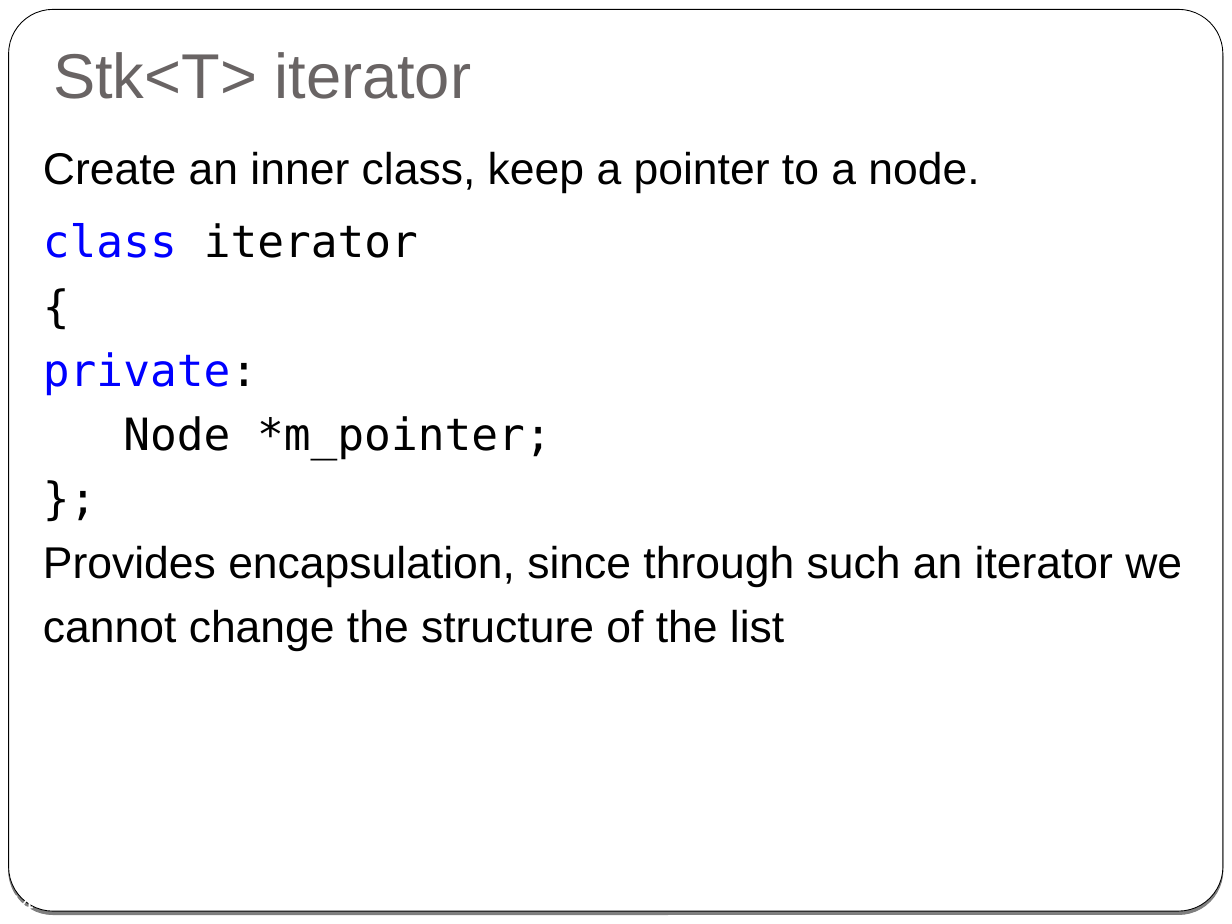
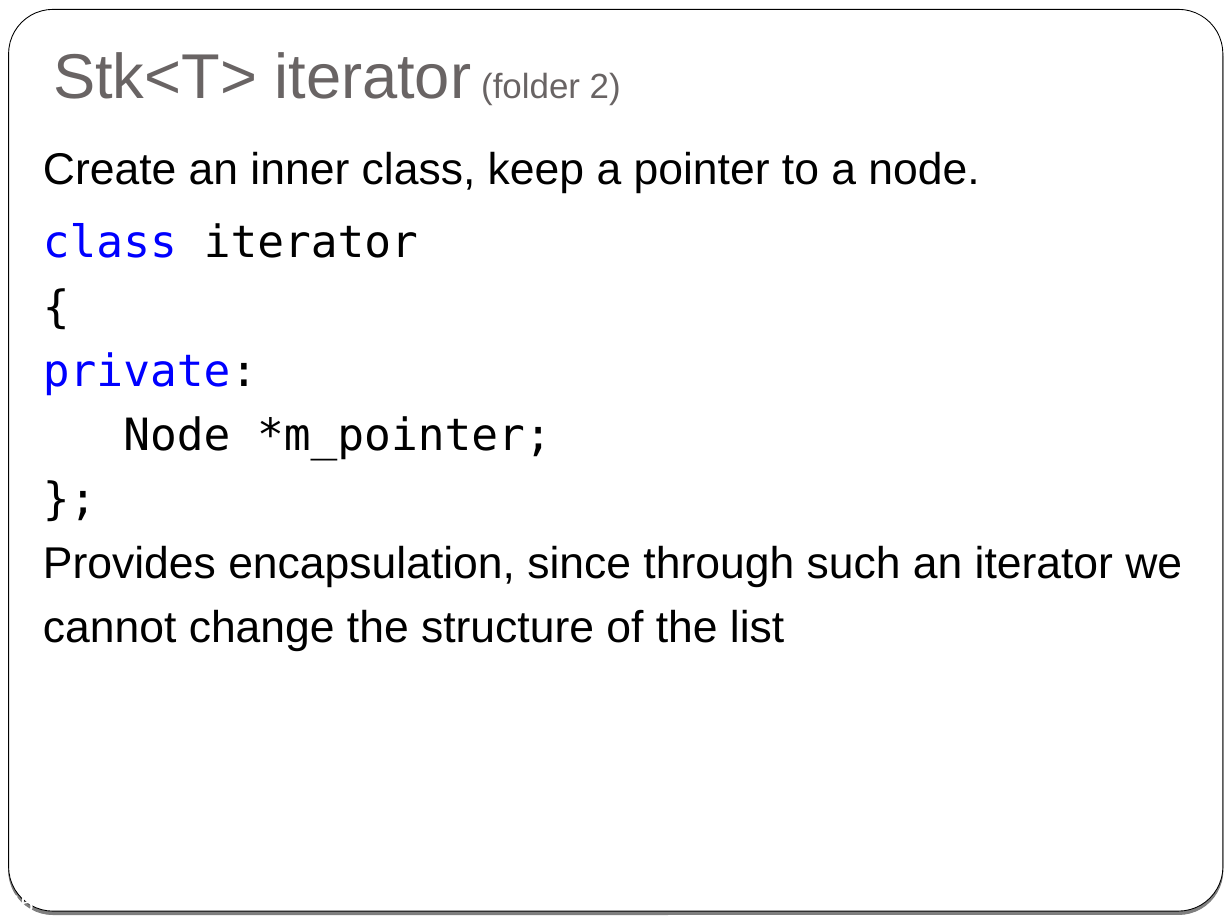
Before and after one commit to cpp-at-ariel/cpp-5778, a slide deck: slide 45 of week08-templates/slides.odp (slide 44 before the commit). Drawn at 1232x924 pixels with LibreOffice and Linux fonts; fonts in the diff are those of the drawing. Boxes give left, top, right and bottom in pixels: in the first picture for what was removed or moved away, otherwise in the second. Text is boxed around its words. In the diff, an @@ line names an element or a change of style, - is before the commit and + after.

```diff
--- a/week08-templates/slides.odp
+++ b/week08-templates/slides.odp
@@ title at bbox=[53, 52, 621, 105]: text changed @@
-Stk<T> iterator
+Stk<T> iterator (folder 2)
@@ page number at bbox=[7, 893, 34, 911]: text changed @@
-44
+45
```
Also in this commit, not shown: 6 other slides changed, 1 slide added, 1 slide removed, 15 other files.
